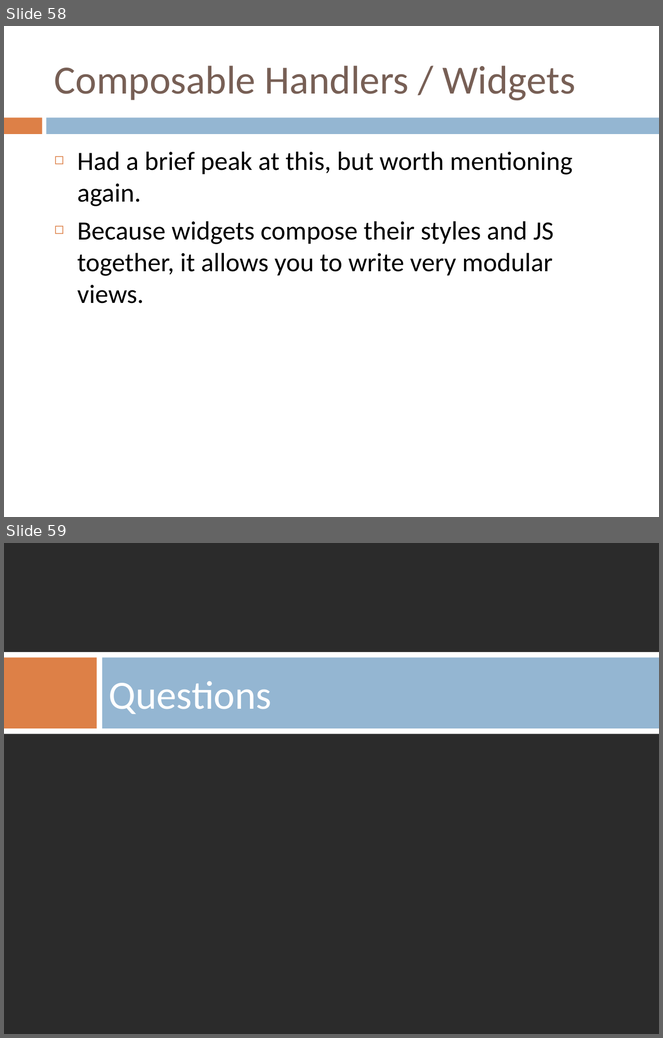
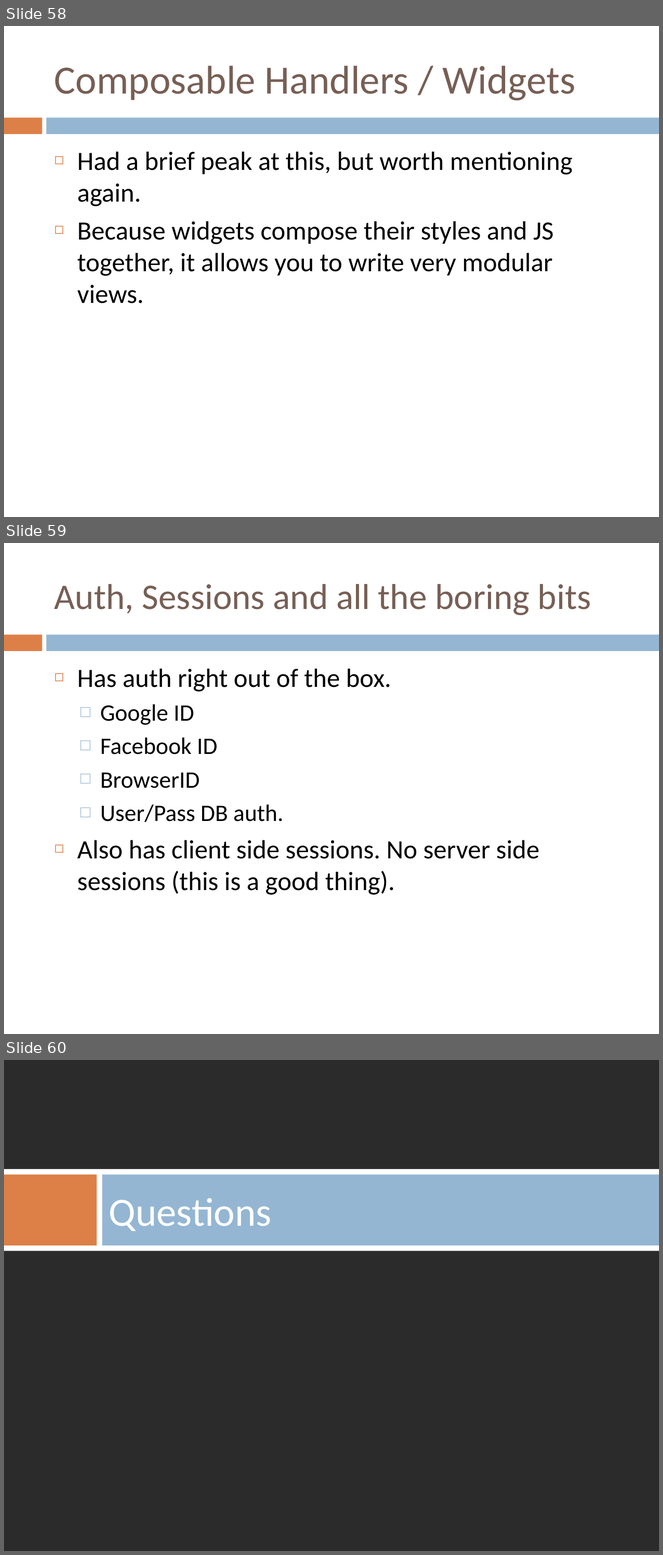
Before and after one commit to benkolera/talk-yesod, a slide deck: TypeSafeWebDevWithYesodAndHaskell.pptx. Shown one above the other, each under a label of ours: slides 58 and 59 before the commit, slides 58, 59 and 60 after it. The pictures are 663x1038 and 663x1555 pixels, drawn with LibreOffice and Linux fonts; fonts in the diff are those of the drawing; background and template pictures are left out; a plain dark background stands for a picture behind light text. Boxes give left, top, right and bottom in pixels: in the first picture for what was removed or moved away, otherwise in the second. Text is boxed around its words. In the diff, an @@ line names an element or a change of style, - is before the commit and + after.

Commit message:
Last changes before the real thing!!!

```diff
--- a/TypeSafeWebDevWithYesodAndHaskell.pptx
+++ b/TypeSafeWebDevWithYesodAndHaskell.pptx
@@ slide 59 added at [4, 543, 659, 1034], background #FFFFFF; not listed: 2 template elements that a slide beside it also shows @@
@@ title added at [54, 584, 591, 615], 39.6 pt, text #775F55 @@
+Auth, Sessions and all the boring bits
@@ text added at [77, 668, 540, 895], 29 pt, text #000000 @@
+◻ Has auth right out of the box.
+  □ Google ID
+  □ Facebook ID
+  □ BrowserID
+  □ User/Pass DB auth.
+◻ Also has client side sessions. No server side sessions (this is a good thing).
@@ what was slide 59 is now slide 60 @@
```
Also in this commit, not shown: 9 slides changed, 1 other file.
